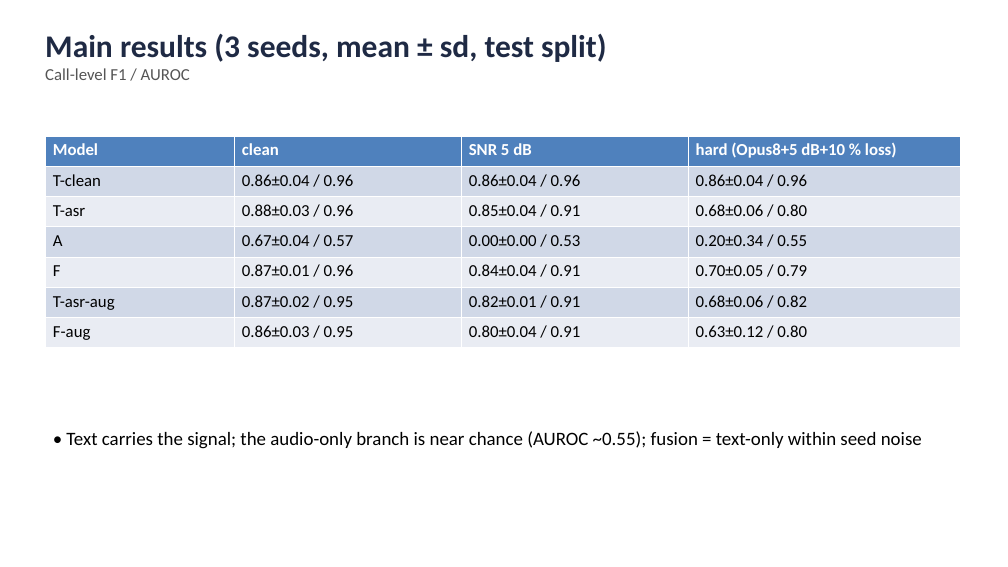
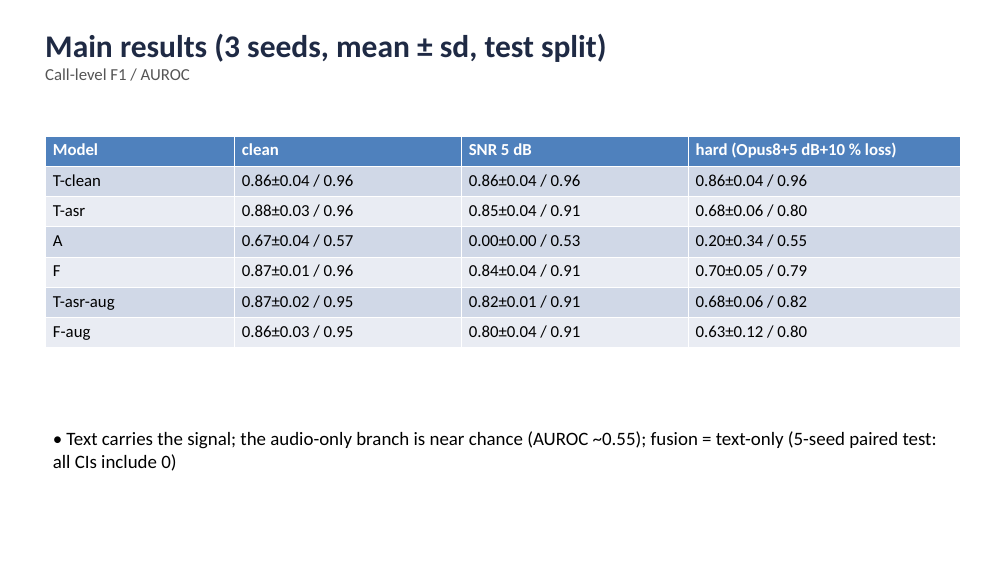
Before and after one commit to gkarthik04/fraudcall, a slide deck: slide 9 of report/slides.pptx. Drawn at 1008x567 pixels with LibreOffice and Linux fonts; fonts in the diff are those of the drawing. Boxes give left, top, right and bottom in pixels: in the first picture for what was removed or moved away, otherwise in the second. Text is boxed around its words. In the diff, an @@ line names an element or a change of style, - is before the commit and + after.

Commit message:
Five-seed paired tests, alert rule, 512-token and calibration analyses; update report, slides and docs

```diff
--- a/report/slides.pptx
+++ b/report/slides.pptx
@@ text at [53,431,937,471]: text changed @@
-• Text carries the signal; the audio-only branch is near chance (AUROC ~0.55); fusion = text-only within seed noise
+• Text carries the signal; the audio-only branch is near chance (AUROC ~0.55); fusion = text-only (5-seed paired test: all CIs include 0)
```
Also in this commit, not shown: 3 other slides changed, 1 slide added, 25 other files.
